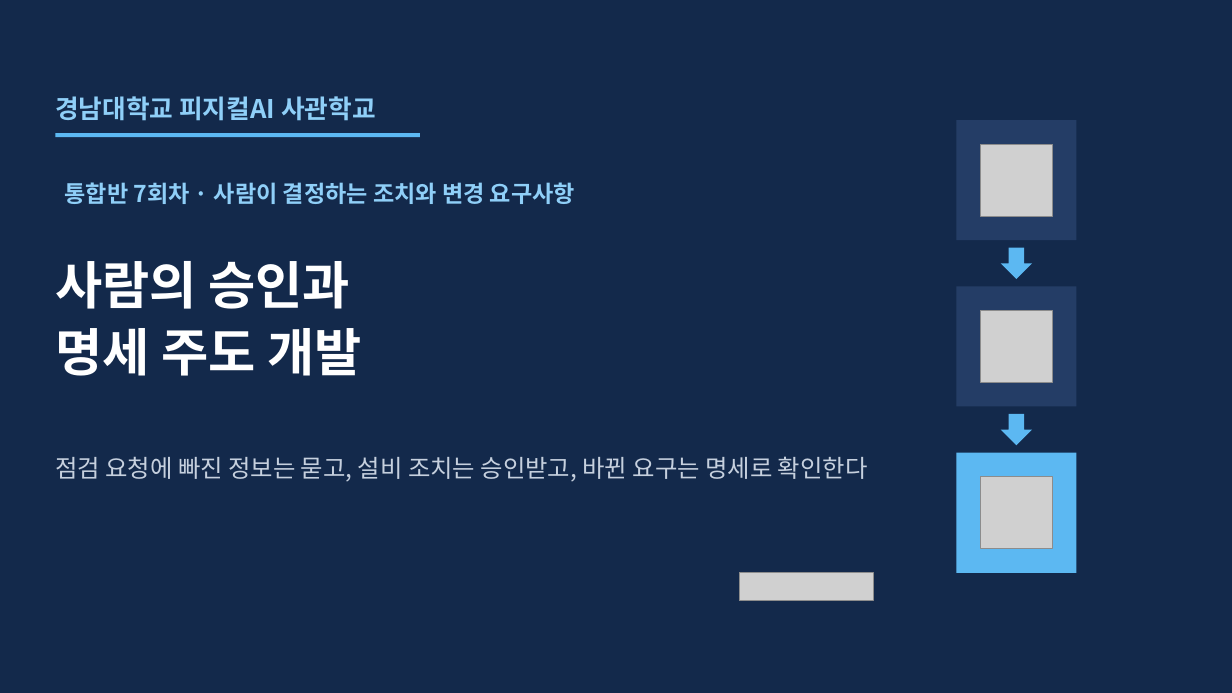
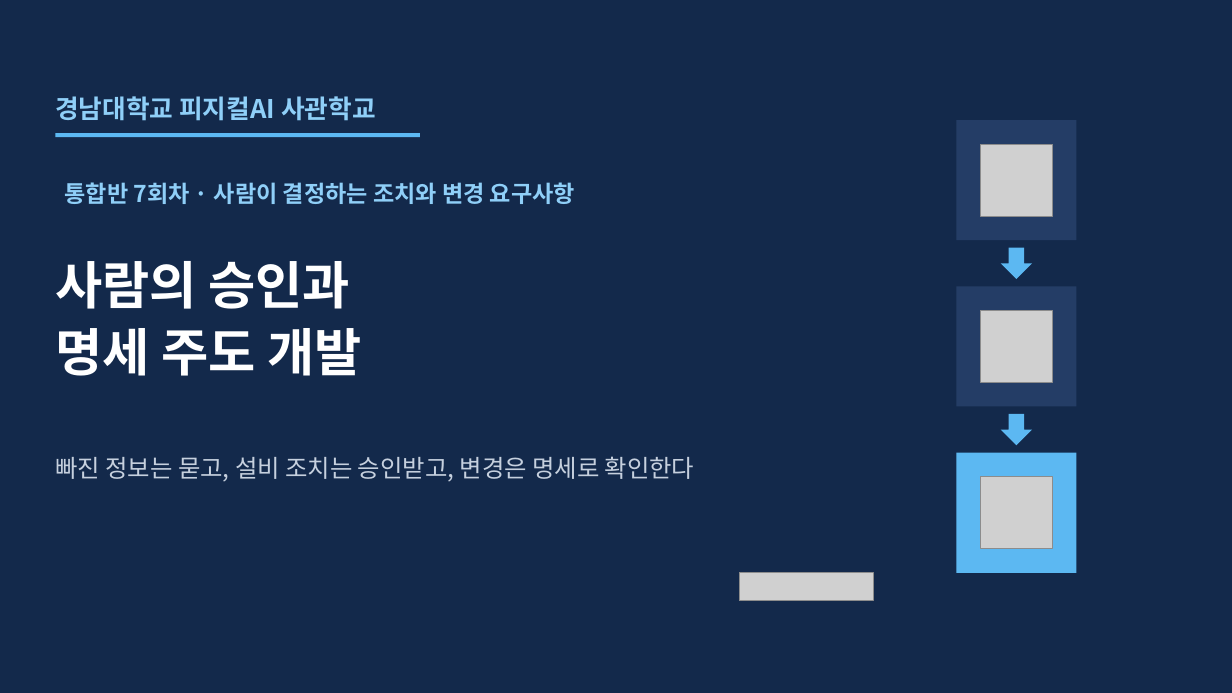
Before and after one commit to uengine-oss/hyd-iot-edu, a slide deck: slide 1 of workspace/강의제작/산출물/통합반/이론/07회차/통합반_07일차.pptx. Drawn at 1232x693 pixels with LibreOffice and Linux fonts; fonts in the diff are those of the drawing; grey boxes stand for pictures. Boxes give left, top, right and bottom in pixels: in the first picture for what was removed or moved away, otherwise in the second. Text is boxed around its words. In the diff, an @@ line names an element or a change of style, - is before the commit and + after.

```diff
--- a/workspace/강의제작/산출물/통합반/이론/07회차/통합반_07일차.pptx
+++ b/workspace/강의제작/산출물/통합반/이론/07회차/통합반_07일차.pptx
@@ text at <box>55,456,695,482</box>: text changed @@
-점검 요청에 빠진 정보는 묻고, 설비 조치는 승인받고, 바뀐 요구는 명세로 확인한다
+빠진 정보는 묻고, 설비 조치는 승인받고, 변경은 명세로 확인한다
```
Also in this commit, not shown: 3 other slides changed, 14 other files.
